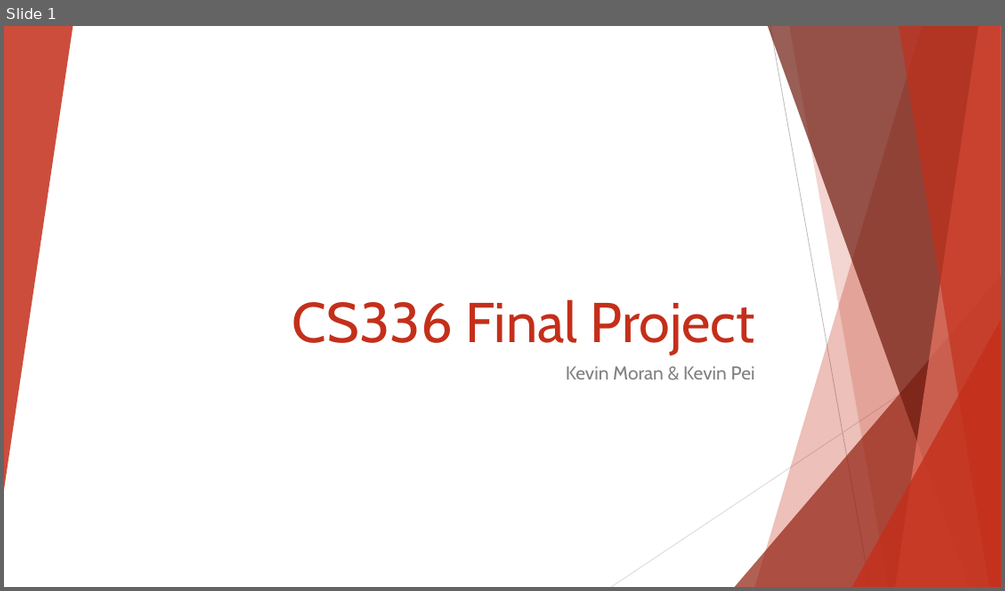
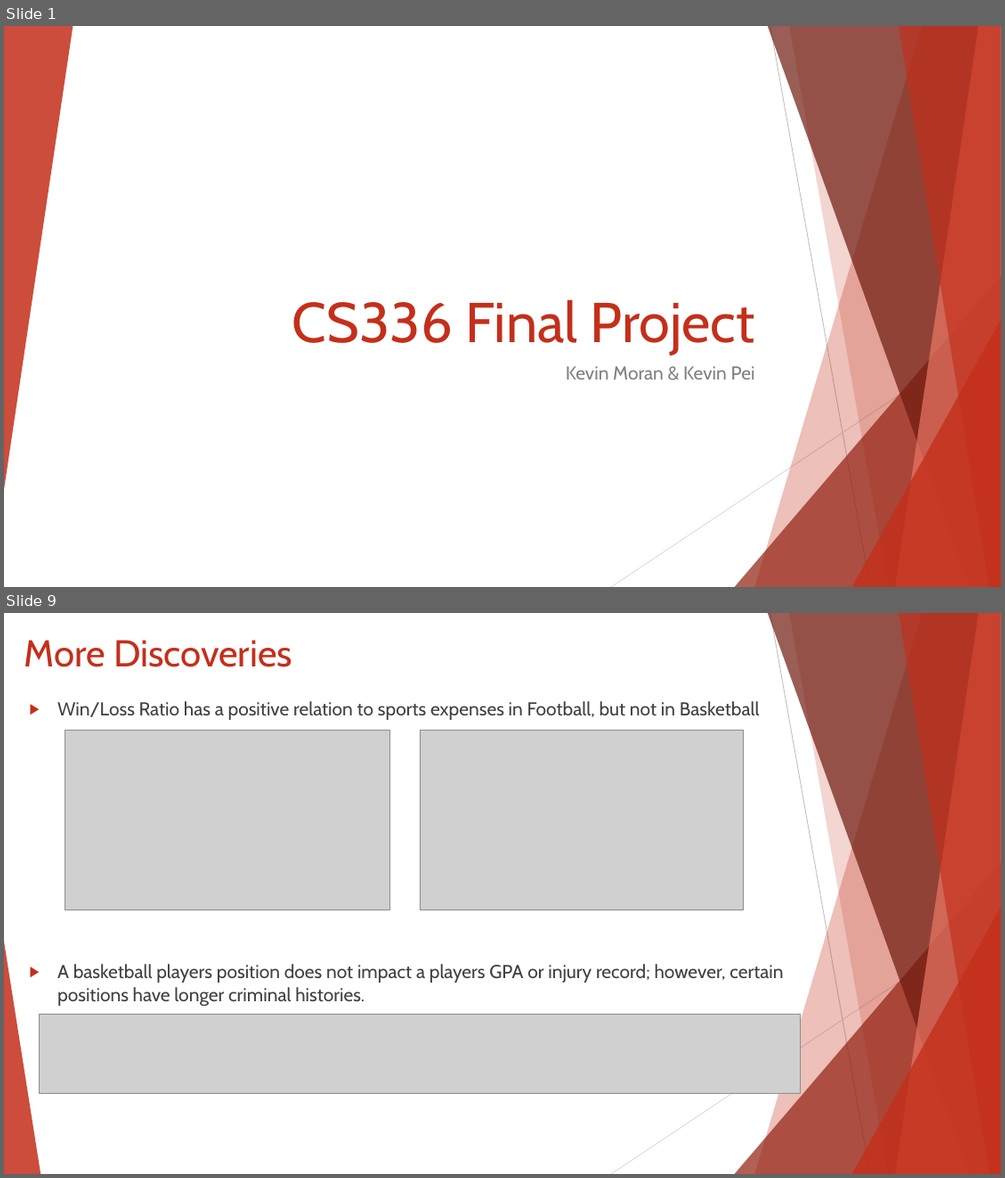
Before and after one commit to kevinpei/cs336finalproject, a slide deck: CS336 Final Project.pptx. Shown one above the other, each under a label of ours: slide 1 before the commit, slides 1 and 9 after it; the slides between them are not shown. The pictures are 1005x591 and 1005x1178 pixels, drawn with LibreOffice and Linux fonts; fonts in the diff are those of the drawing; grey boxes stand for pictures. Boxes give left, top, right and bottom in pixels: in the first picture for what was removed or moved away, otherwise in the second. Text is boxed around its words. In the diff, an @@ line names an element or a change of style, - is before the commit and + after.

```diff
--- a/CS336 Final Project.pptx
+++ b/CS336 Final Project.pptx
@@ slide 9 added at [4, 613, 1001, 1174], background #FFFFFF; not listed: 9 template elements that a slide beside it also shows @@
@@ title added at [24, 640, 292, 667], 36 pt, text #C42F1A @@
+More Discoveries
@@ text added at [57, 701, 783, 1005], 18 pt, text #404040 @@
+▶ Win/Loss Ratio has a positive relation to sports expenses in Football, but not in Basketball
+▶ A basketball players position does not impact a players GPA or injury record; however, certain positions have longer criminal histories.
@@ picture added at [65, 730, 390, 910] @@
@@ picture added at [420, 730, 743, 910] @@
@@ triangle added at [4, 941, 40, 1174], fill #C42F1A at 85% opacity @@
@@ picture added at [39, 1013, 801, 1093] @@
```
Also in this commit, not shown: 2 slides changed, 8 other slides added, 1 slide removed, 18 other files.
